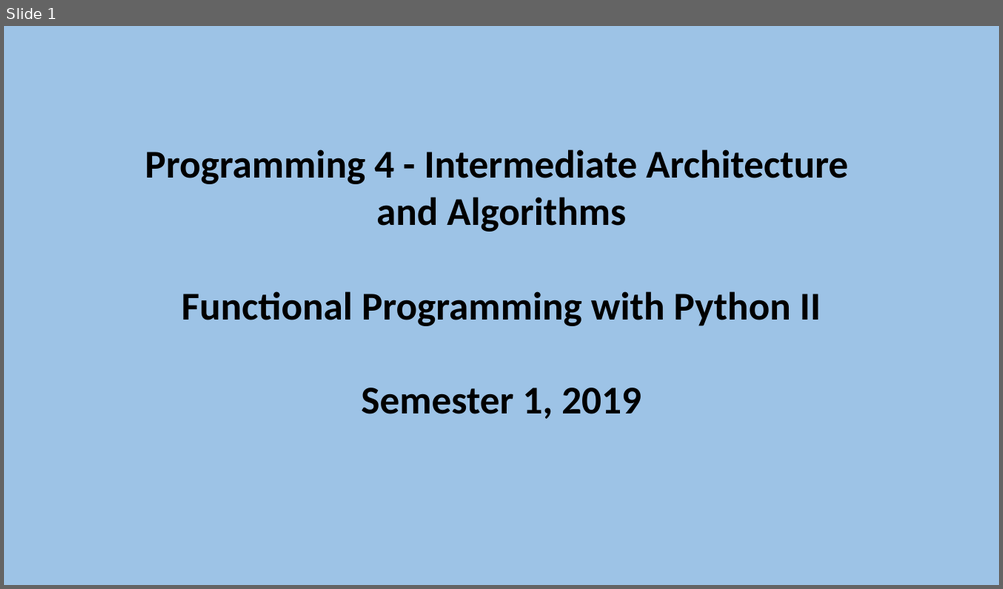
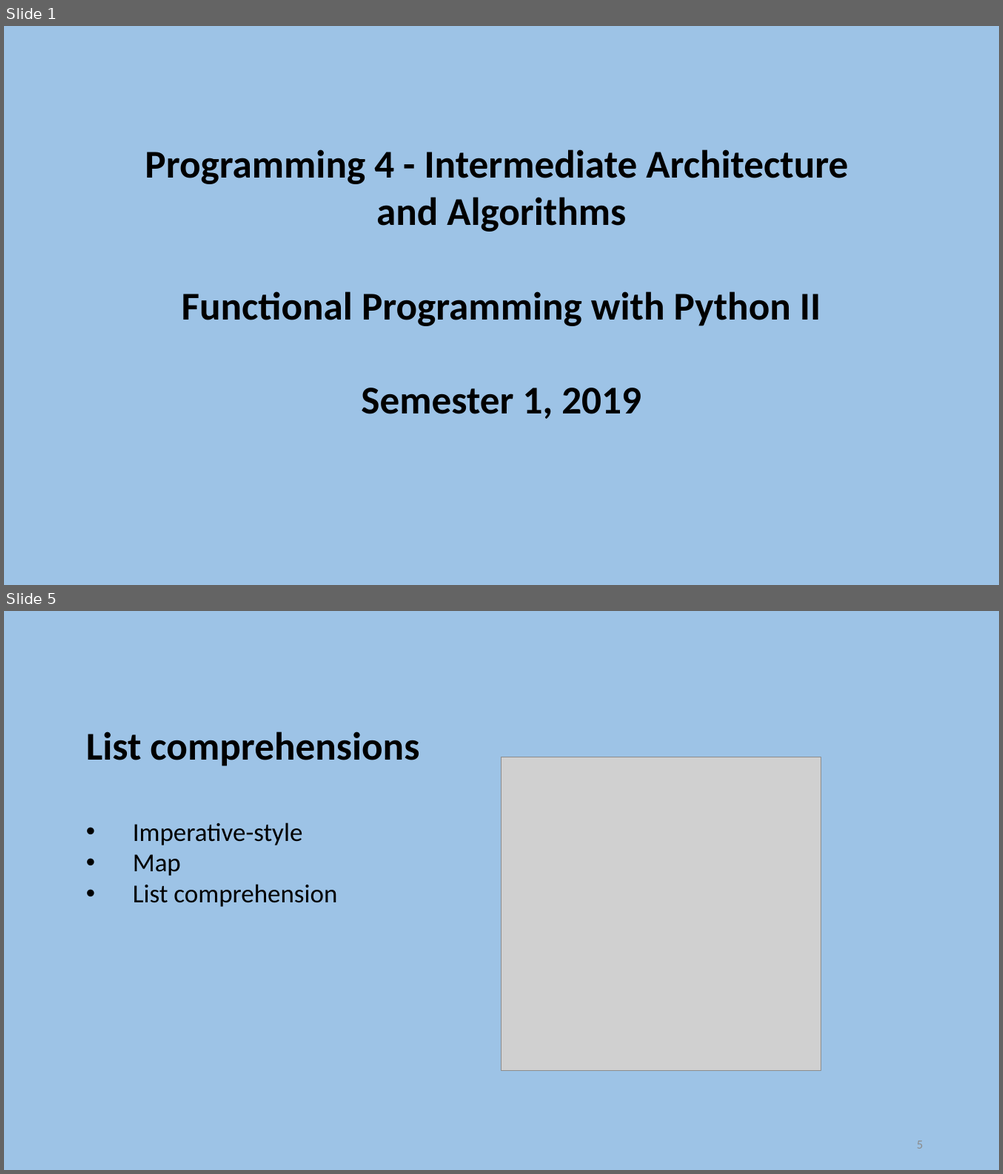
Before and after one commit to szetko/course-materials, a slide deck: Programming 4/Week 12/S2. Functional Programming with Python II.pptx. Shown one above the other, each under a label of ours: slide 1 before the commit, slides 1 and 5 after it; the slides between them are not shown. The pictures are 1003x589 and 1003x1174 pixels, drawn with LibreOffice and Linux fonts; fonts in the diff are those of the drawing; grey boxes stand for pictures. Boxes give left, top, right and bottom in pixels: in the first picture for what was removed or moved away, otherwise in the second. Text is boxed around its words. In the diff, an @@ line names an element or a change of style, - is before the commit and + after.

```diff
--- a/Programming 4/Week 12/S2. Functional Programming with Python II.pptx
+++ b/Programming 4/Week 12/S2. Functional Programming with Python II.pptx
@@ slide 5 added at (4, 611, 999, 1170), background #9DC3E6 @@
@@ text added at (86, 732, 419, 907), 25 pt, text #000000 @@
+List comprehensions
+    • Imperative-style
+    • Map
+    • List comprehension
@@ picture added at (502, 758, 821, 1071) @@
@@ page number added at (916, 1141, 922, 1149), 12 pt, text #8C8C8C @@
+5
```
Also in this commit, not shown: 23 other slides added, 1 other file.
